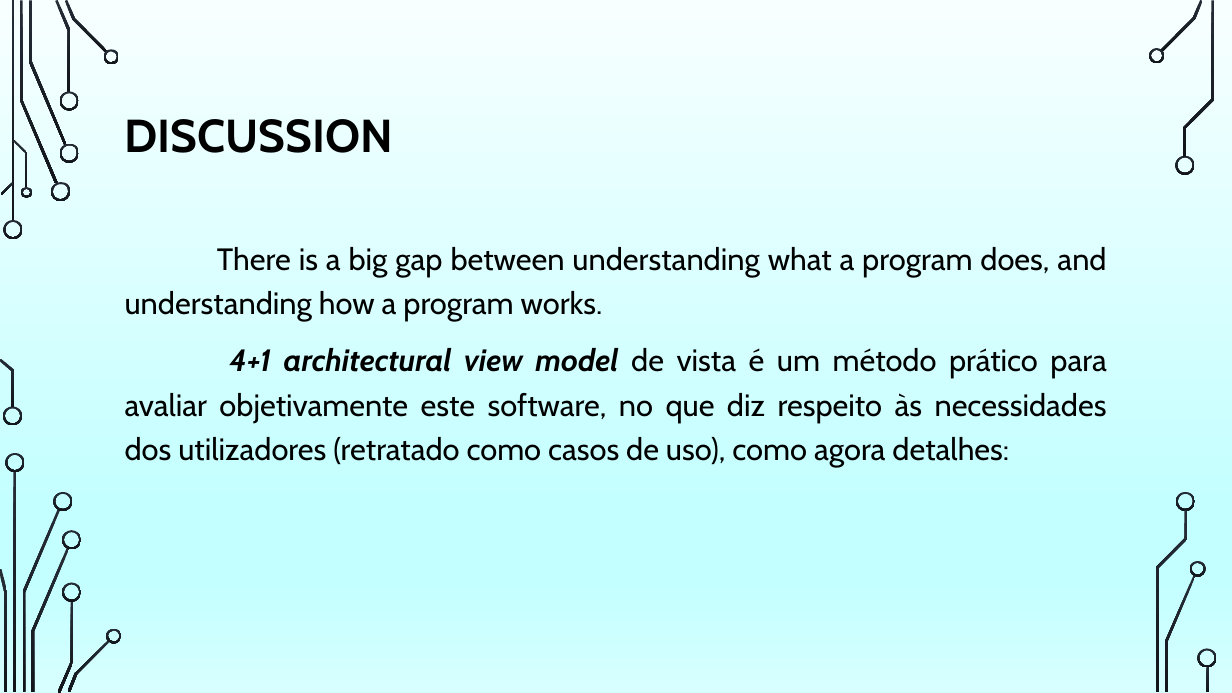
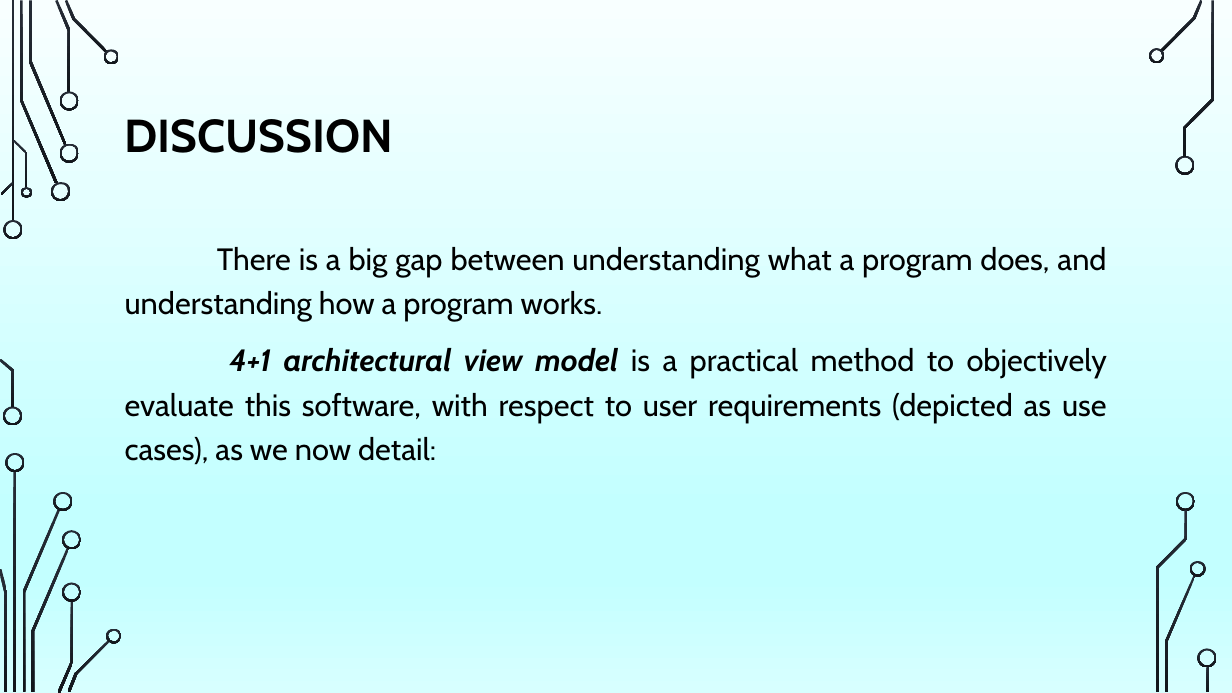
Before and after one commit to dianamoreira/thefuck, a slide deck: slide 15 of ArchSW-docs/The Fuck.pptx (slide 18 before the commit). Drawn at 1232x693 pixels with LibreOffice and Linux fonts; fonts in the diff are those of the drawing; background and template pictures are left out. Boxes give left, top, right and bottom in pixels: in the first picture for what was removed or moved away, otherwise in the second. Text is boxed around its words. In the diff, an @@ line names an element or a change of style, - is before the commit and + after.

```diff
--- a/ArchSW-docs/The Fuck.pptx
+++ b/ArchSW-docs/The Fuck.pptx
@@ text at (125, 348, 1107, 465): text changed @@
-4+1 architectural view model de vista é um método prático para avaliar objetivamente este software, no que diz respeito às necessidades dos utilizadores (retratado como casos de uso), como agora detalhes:
+4+1 architectural view model is a practical method to objectively evaluate this software, with respect to user requirements (depicted as use cases), as we now detail:
```
Also in this commit, not shown: 2 other slides changed, 3 slides removed, 2 other files.
